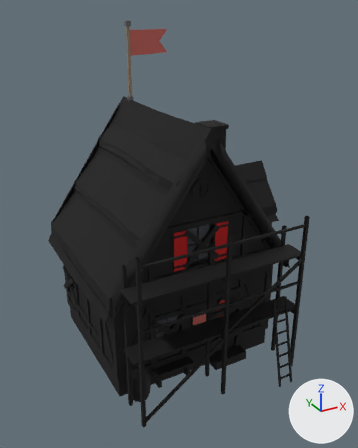
The glTF model game/assets/modelle/gebaeude/neubau/wohnhaus_halbling_s1_g1.glb as it was, and as the next commit left it.
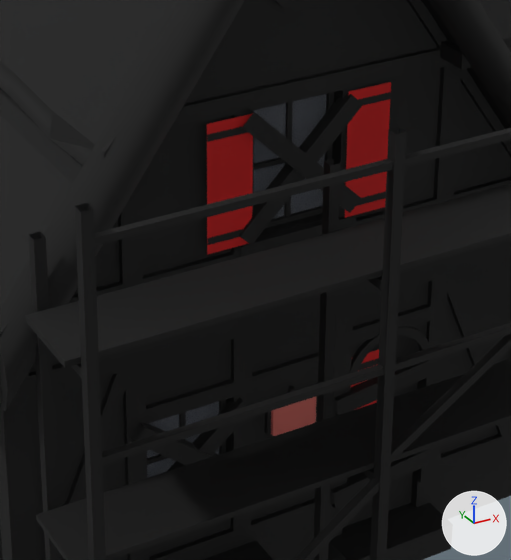
Each version appears first whole from a 50 mm lens placed at (-6.21, -12.55, 9.78), pointed at (0.05, -1.17, 4.08), and next in a close-up on the part from 32% to 74% of the width and 44% to 81% of the height. Every picture has the same lights, and +X, +Y and +Z are marked at lower right. The first two pictures are the older version. Vertices at exactly the same position are counted once.

Names of what the first close-up shows: 'Dach', 'Geruest', 'Haus', 'Leerstand', 'Scheiben', 'Wappen'.
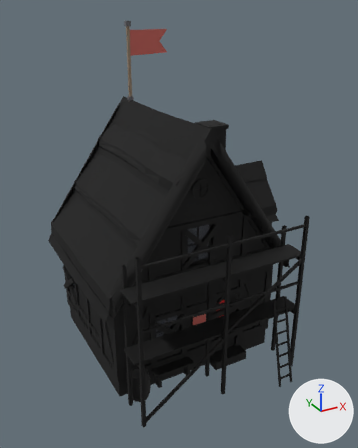
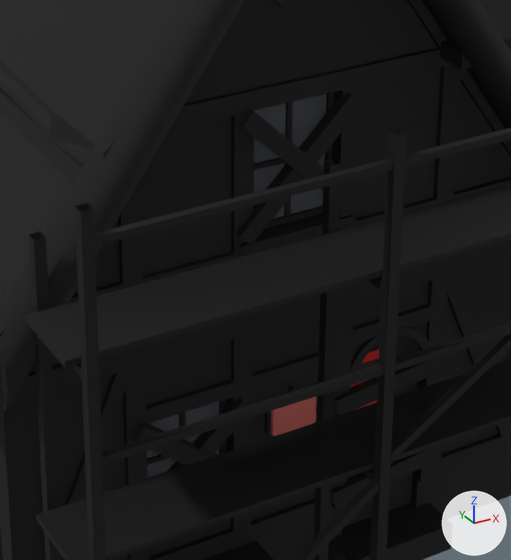
What the commit changed:
me_haus is used by ob_haus; location (0.0, 0.0, 0.0).
me_haus had 1529 vertices, 1973 faces and spanned x -2.6..2.72, y -3.06..2.62, z -0.12..6.72.
me_haus now has 1503 vertices, 1983 faces and spans x -2.6..2.71, y -3.06..2.62, z -0.12..6.72.
me_haus part 1: 6 loose pieces with 24 vertices, spanning x -0.83..0.83, y -2.49..-2.48, z 3.4..4.51, are deleted.
Other edits to the shape of me_haus do not show in these pictures.

Boxes (x1, y1, x2, y2) around the edits, measured in the close-ups (511 x 560 px):
part 1 of me_haus, deleted (red)
    before: (207, 82, 391, 255)
